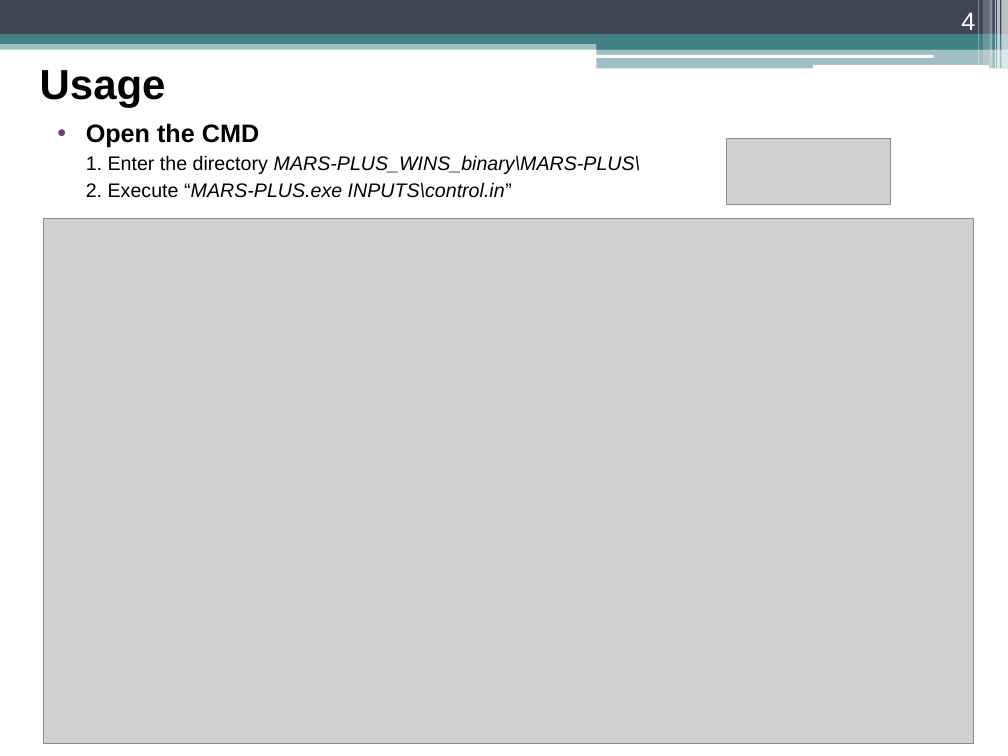
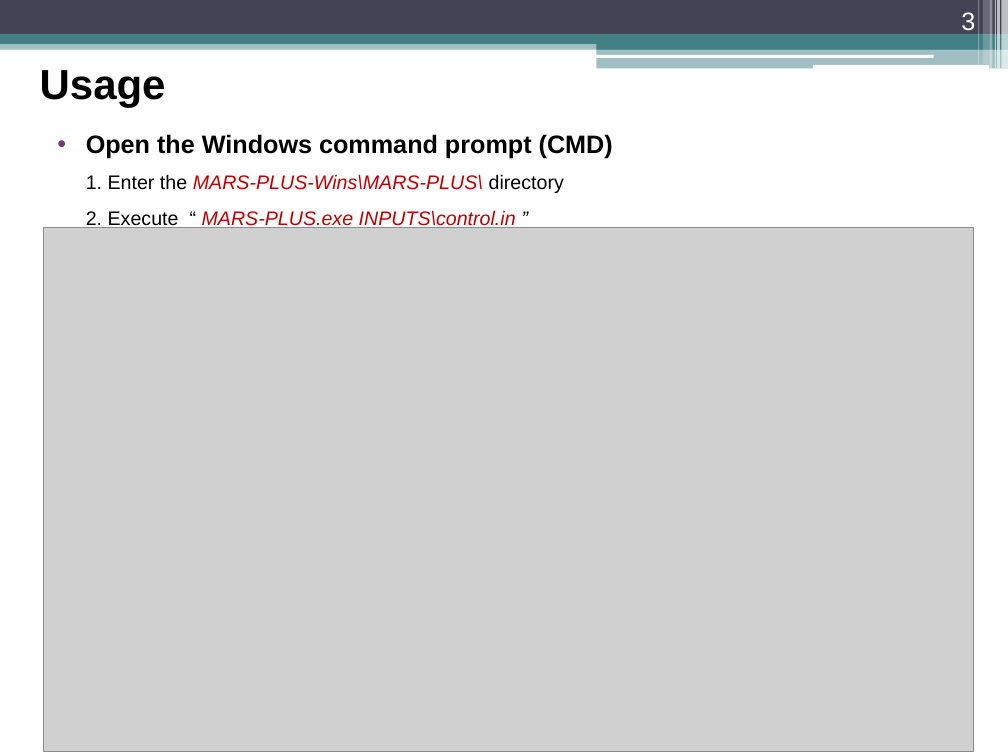
Before and after one commit to renan991995/MARS-PLUS-Wins, a slide deck: slide 3 of Notes.pptx (slide 4 before the commit). Drawn at 1008x756 pixels with LibreOffice and Linux fonts; fonts in the diff are those of the drawing; grey boxes stand for pictures. Boxes give left, top, right and bottom in pixels: in the first picture for what was removed or moved away, otherwise in the second. Text is boxed around its words. In the diff, an @@ line names an element or a change of style, - is before the commit and + after.

Commit message:
20230610 MARS-PLUS-Wins

```diff
--- a/Notes.pptx
+++ b/Notes.pptx
@@ page number at box(961, 12, 975, 36): text changed @@
-4
+3
@@ text at box(86, 134, 613, 229): text changed; italic off @@
-• Open the CMD
-  1. Enter the directory MARS-PLUS_WINS_binary\MARS-PLUS\
-  2. Execute “MARS-PLUS.exe INPUTS\control.in”
+• Open the Windows command prompt (CMD)
+  1. Enter the MARS-PLUS-Wins\MARS-PLUS\ directory
+  2. Execute “ MARS-PLUS.exe INPUTS\control.in ”
@@ picture removed at box(726, 139, 890, 206) @@
@@ picture: place and size @@
-picture at box(43, 219, 974, 743)
+picture at box(43, 227, 974, 751)
```
Also in this commit, not shown: 6 other slides changed, 1 slide added, 2 slides removed, 4 other files.
